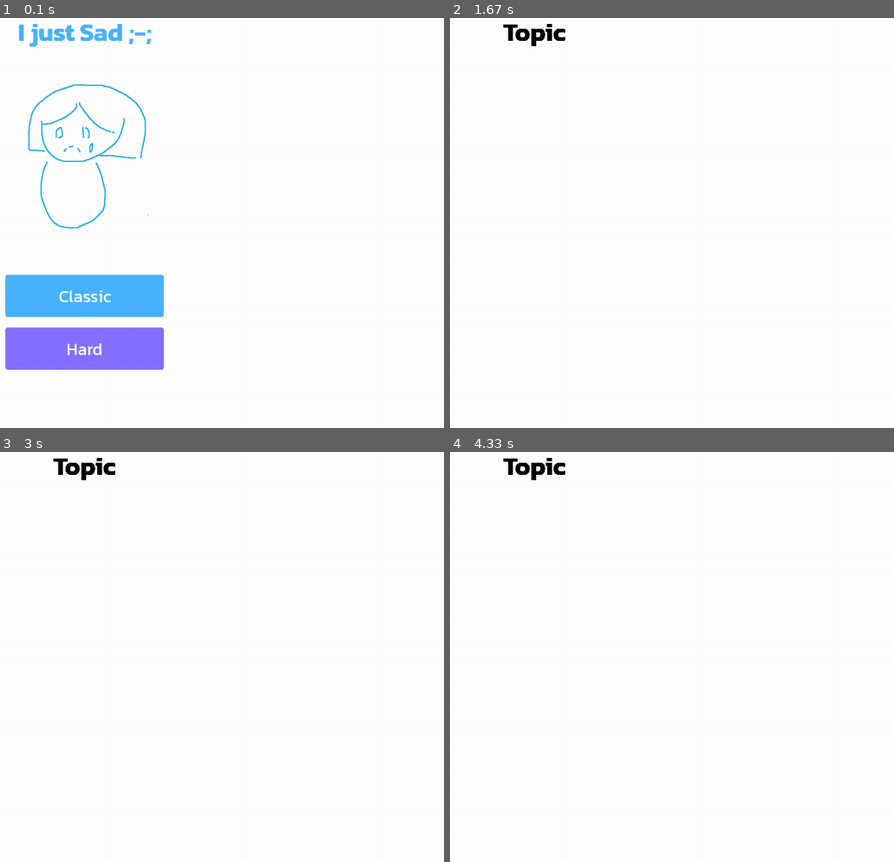
Above: before the commit, frames 1-4 (two rows, left to right).
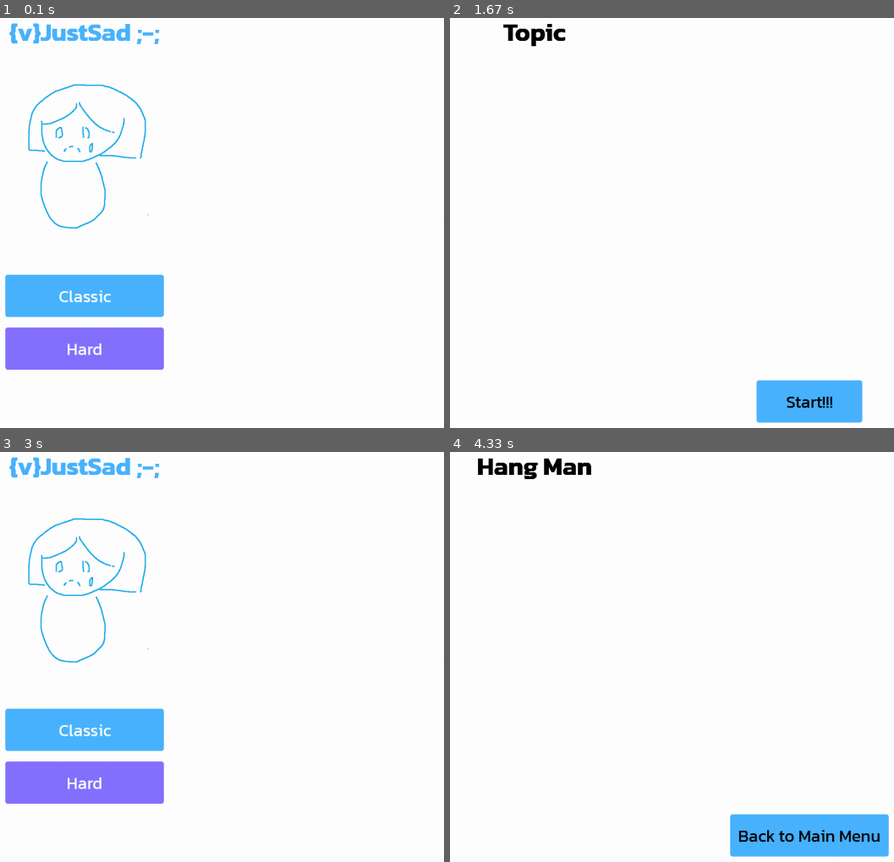
Above: after the commit, the same moments.

Repository: Wissanupong-Chanliem/WejustSad
Game: pygame game, started from main.py
Same seed, same stepped clock (60 frames per second), same inputs: the game is played once before the commit and once after it.
Inputs (mouse positions are in pixels of both pictures, inside the frame that each line leads up to):
- Up to frame 1 (0.1 s): no input
- Up to frame 2 (1.67 s): click "Classic" at 0.38 s; click (809, 403) at 0.72 s, where only the run after the commit has a clickable "Start!!!"; click (809, 403) at 1.05 s, where only the run after the commit has a clickable "Back to Main Menu"; click (534, 296) at 1.55 s, where only the run after the commit has a clickable "Classic"
- Up to frame 3 (3 s): click (359, 837) at 1.88 s, where only the run after the commit has a clickable "Start!!!"; click (372, 829) at 2.72 s
- Up to frame 4 (4.33 s): click (534, 730) at 3.55 s, where only the run after the commit has a clickable "Classic"; click (809, 837) at 3.88 s, where only the run after the commit has a clickable "Start!!!"

The runs differ from the first frame. In frame 1, 0.8% of the frame differs, in the area x 2-36%, y 1-8%; in frame 2, 2.6%; in frame 3, 9.1%, in the area x 1-37%, y 1-86%; in frame 4, 4.4%.

Commit message:
Page change will reset last page's state. & Create Game page

Diff:
--- a/classes.py
+++ b/classes.py
@@ -18,3 +18,5 @@
         self.redirect = new_page
     def update(self, event:pygame.event.Event):
         pass
+    def reset(self):
+        self.__init__(self.screen_ref,self.resources)
--- a/main.py
+++ b/main.py
@@ -1,4 +1,5 @@
 import pygame
+from pygame.event import Event
 from classes import Page,Resource
 from components.text import Text
 from components.button import Button
@@ -22,7 +23,7 @@
             .set_coordinate((screen_rect.centerx,screen_rect.height - 200),origin_center = True)
         )
         self.title_text = (
-            Text(resources.fonts["Kanit-Title"],"I just Sad ;-;",PUPE_CYAN)
+            Text(resources.fonts["Kanit-Title"],"{v}JustSad ;-;",PUPE_CYAN)
             .set_coordinate((screen_rect.centerx,100),origin_center = True)
         )
     def render(self):
@@ -50,8 +51,41 @@
             Text(resources.fonts["Kanit-Title"],"Topic",BLACK)
             .set_coordinate((self.screen_ref.get_rect().centerx,100),origin_center = True)
         )
+        self.start_button = (
+            Button(200,80,PUPE_CYAN,4)
+            .add_text(resources.fonts["Kanit-Header"],"Start!!!",BLACK)
+            .set_coordinate((self.screen_ref.get_width()-200,800),origin_center=True)
+        )
     def render(self):
         self.title_text.render(self.screen_ref)
+        self.start_button.render(self.screen_ref)
+    def update(self, event: Event):
+        if event.type == pygame.MOUSEBUTTONDOWN:
+            # Classic Mode button is clicked
+            if self.start_button.button_rect.collidepoint(pygame.mouse.get_pos()):
+                self.redirect_to("HangMan")
+
+class HangManPage(Page):
+    def __init__(self,screen:pygame.Surface,resources):
+        Page.__init__(self,screen,resources)
+        self.title_text = (
+            Text(resources.fonts["Kanit-Title"],"Hang Man",BLACK)
+            .set_coordinate((self.screen_ref.get_rect().centerx,100),origin_center = True)
+        )
+        self.menu_button = (
+            Button(300,80,PUPE_CYAN,4)
+            .add_text(resources.fonts["Kanit-Header"],"Back to Main Menu",BLACK)
+            .set_coordinate((self.screen_ref.get_width()-200,800),origin_center=True)
+        )
+    def render(self):
+        self.title_text.render(self.screen_ref)
+        self.menu_button.render(self.screen_ref)
+    def update(self, event: Event):
+        if event.type == pygame.MOUSEBUTTONDOWN:
+            # Classic Mode button is clicked
+            if self.menu_button.button_rect.collidepoint(pygame.mouse.get_pos()):
+                self.redirect_to("MainMenu")
+
 
 class Game():
     def __init__(self):
@@ -62,7 +96,8 @@
         self.resources = self.load_resource()
         self.pages:dict[str,Page] = {
             "MainMenu":MainMenuPage(self.screen,self.resources),
-            "Topic":TopicPage(self.screen,self.resources)
+            "Topic":TopicPage(self.screen,self.resources),
+            "HangMan":HangManPage(self.screen,self.resources)
         }
 
     def load_resource(self) -> Resource:
@@ -83,7 +118,7 @@
         while running:
             if current_page.redirect:
                 to = current_page.redirect
-                current_page.redirect = None
+                current_page.reset()
                 current_page = self.pages[to]
                 self.screen.fill(WHITE)
             for event in pygame.event.get():
